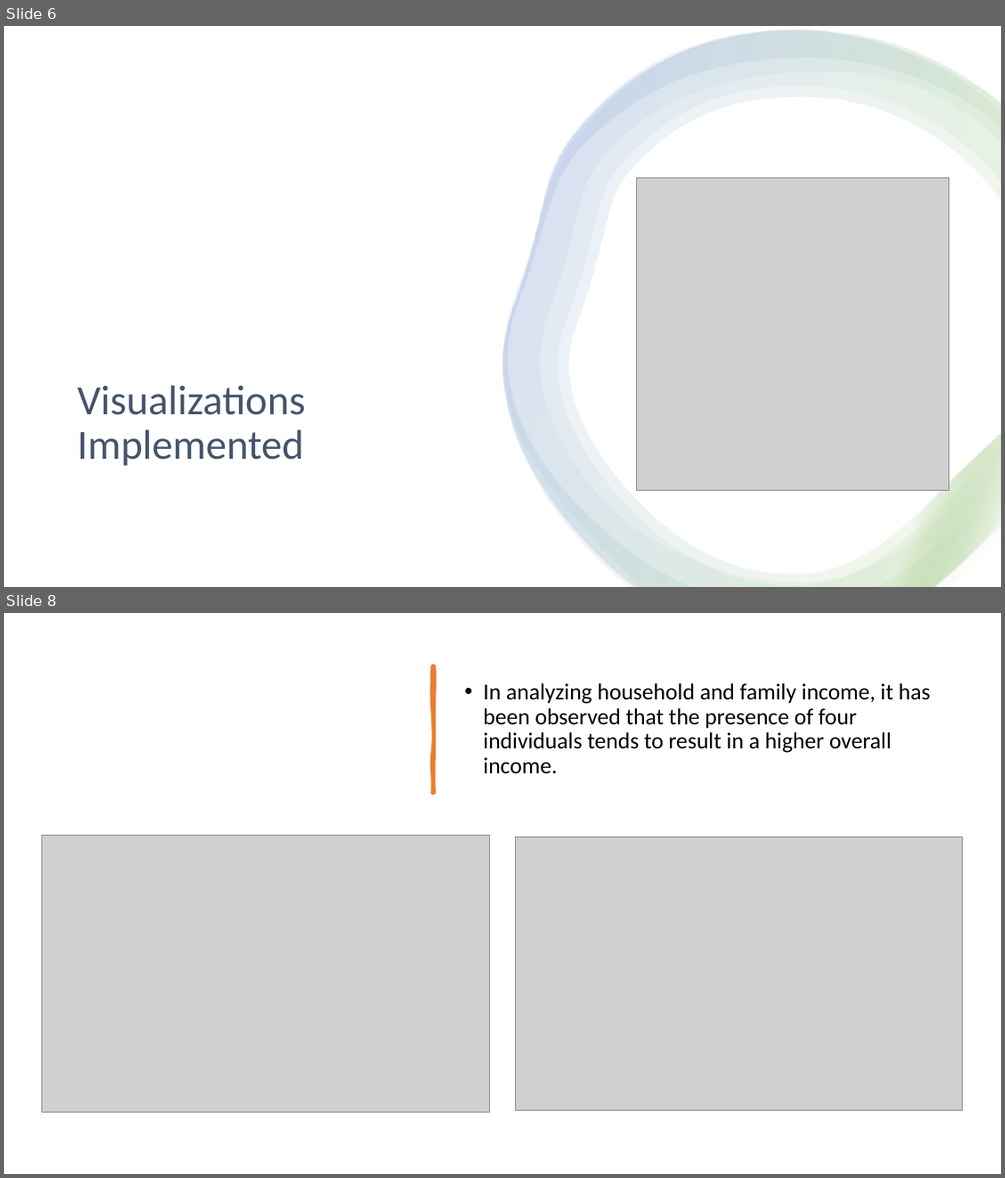
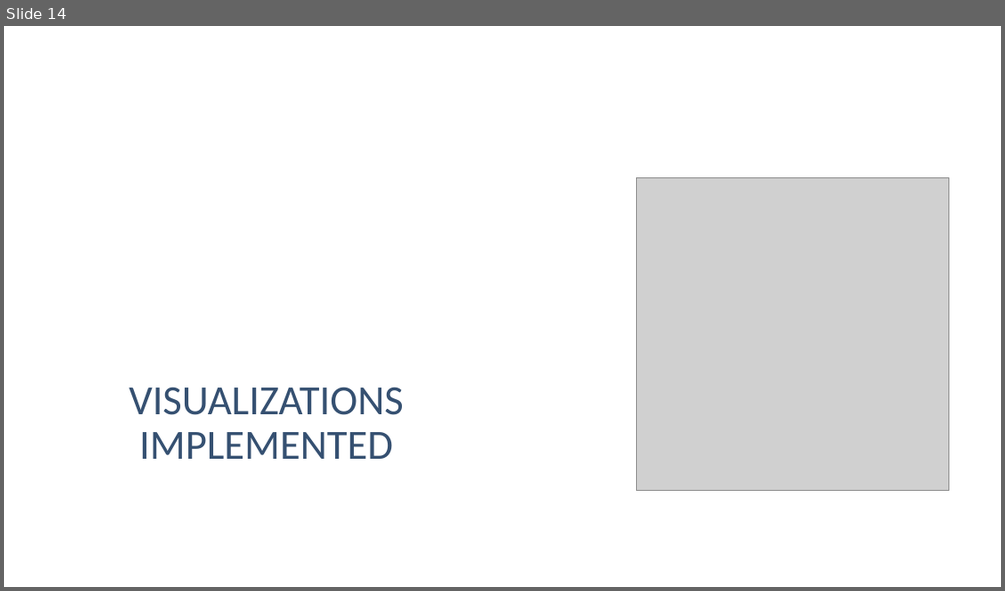
Before and after one commit to johnnie19/NHANES-HBV-Prediction-Analysis, a slide deck: Predictive Model for Chronic Hepatitis B Infection DataDivers.pptx. Shown one above the other, each under a label of ours: slides 6 and 8 before the commit, slide 14 after it; the slides between them are not shown. The pictures are 1005x1178 and 1005x591 pixels, drawn with LibreOffice and Linux fonts; fonts in the diff are those of the drawing; grey boxes stand for pictures; background and template pictures are left out. Boxes give left, top, right and bottom in pixels: in the first picture for what was removed or moved away, otherwise in the second. Text is boxed around its words. In the diff, an @@ line names an element or a change of style, - is before the commit and + after.

```diff
--- a/Predictive Model for Chronic Hepatitis B Infection DataDivers.pptx
+++ b/Predictive Model for Chronic Hepatitis B Infection DataDivers.pptx
@@ slide 8 removed at (4, 613, 1001, 1174), background #FFFFFF @@
@@ freeform shape removed at (432, 666, 434, 793) @@
@@ text removed at (483, 683, 930, 773) @@
-• In analyzing household and family income, it has been observed that the presence of four individuals tends to result in a higher overall income.
@@ picture removed at (42, 835, 489, 1112) @@
@@ picture removed at (516, 837, 963, 1111) @@
@@ what was slide 6 is now slide 14 @@
@@ slide 14 changed as well @@
@@ rectangle removed at (4, 26, 1001, 587) @@
@@ group removed at (502, 30, 1001, 587): 4 freeform shapes @@
@@ title at (129, 386, 403, 459): text changed; text colour #44546A to #355071 @@
-Visualizations Implemented
+VISUALIZATIONS IMPLEMENTED
```
Also in this commit, not shown: 5 other slides changed, 12 slides added, 7 other slides removed.
